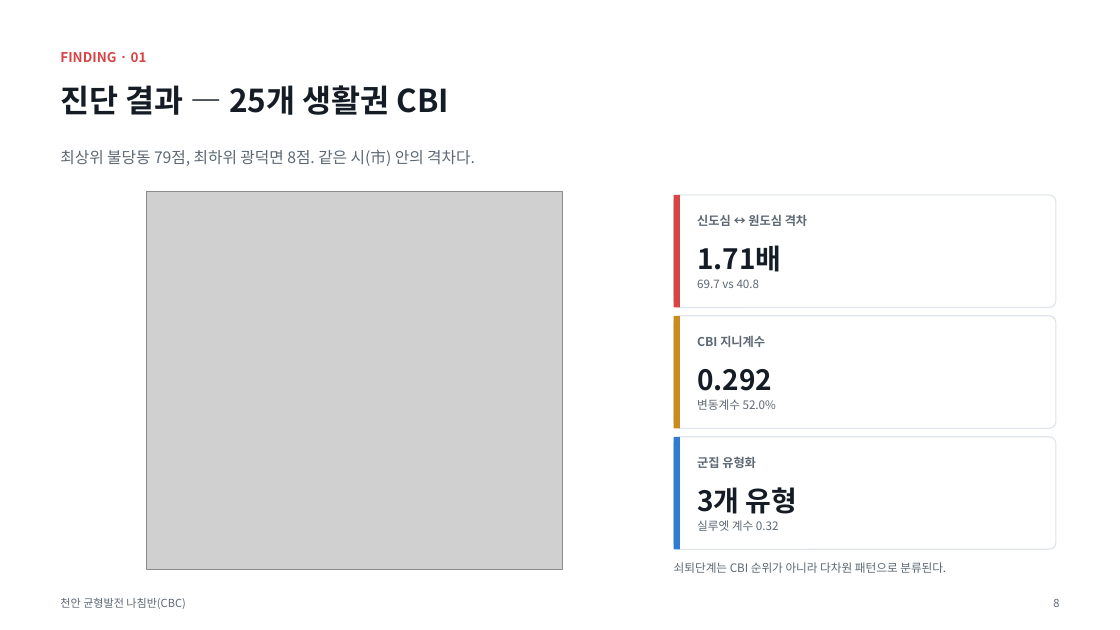
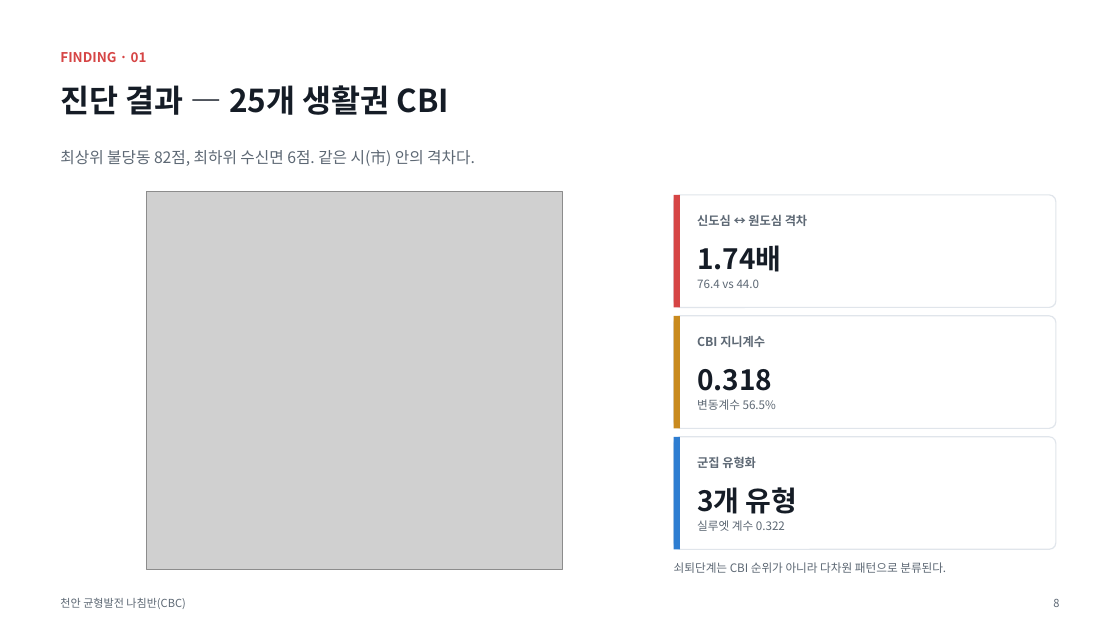
Before and after one commit to BioCode67/2026-AI-, a slide deck: slide 9 of deliverables/기획서_천안균형발전나침반_CBC.pptx. Drawn at 1120x630 pixels with LibreOffice and Linux fonts; fonts in the diff are those of the drawing; grey boxes stand for pictures. Boxes give left, top, right and bottom in pixels: in the first picture for what was removed or moved away, otherwise in the second. Text is boxed around its words. In the diff, an @@ line names an element or a change of style, - is before the commit and + after.

```diff
--- a/deliverables/기획서_천안균형발전나침반_CBC.pptx
+++ b/deliverables/기획서_천안균형발전나침반_CBC.pptx
@@ text at (60,150,475,166): text changed @@
-최상위 불당동 79점, 최하위 광덕면 8점. 같은 시(市) 안의 격차다.
+최상위 불당동 82점, 최하위 수신면 6점. 같은 시(市) 안의 격차다.
@@ text at (697,245,781,272): text changed @@
-1.71배
+1.74배
@@ text at (697,279,760,288): text changed @@
-69.7 vs 40.8
+76.4 vs 44.0
@@ text at (697,369,772,391): text changed @@
-0.292
+0.318
@@ text at (697,399,776,410): text changed @@
-변동계수 52.0%
+변동계수 56.5%
@@ text at (697,520,785,531): text changed @@
-실루엣 계수 0.32
+실루엣 계수 0.322
```
Also in this commit, not shown: 4 other slides changed, 11 other files.
